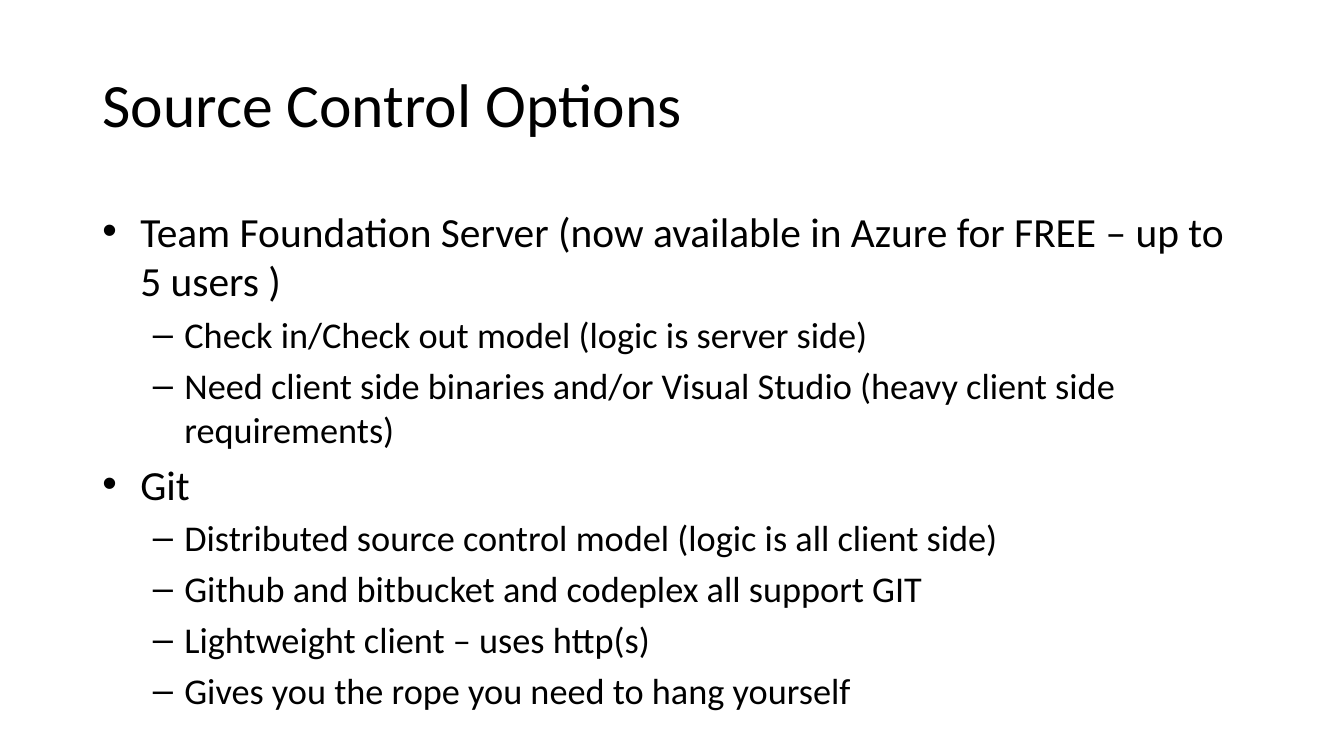
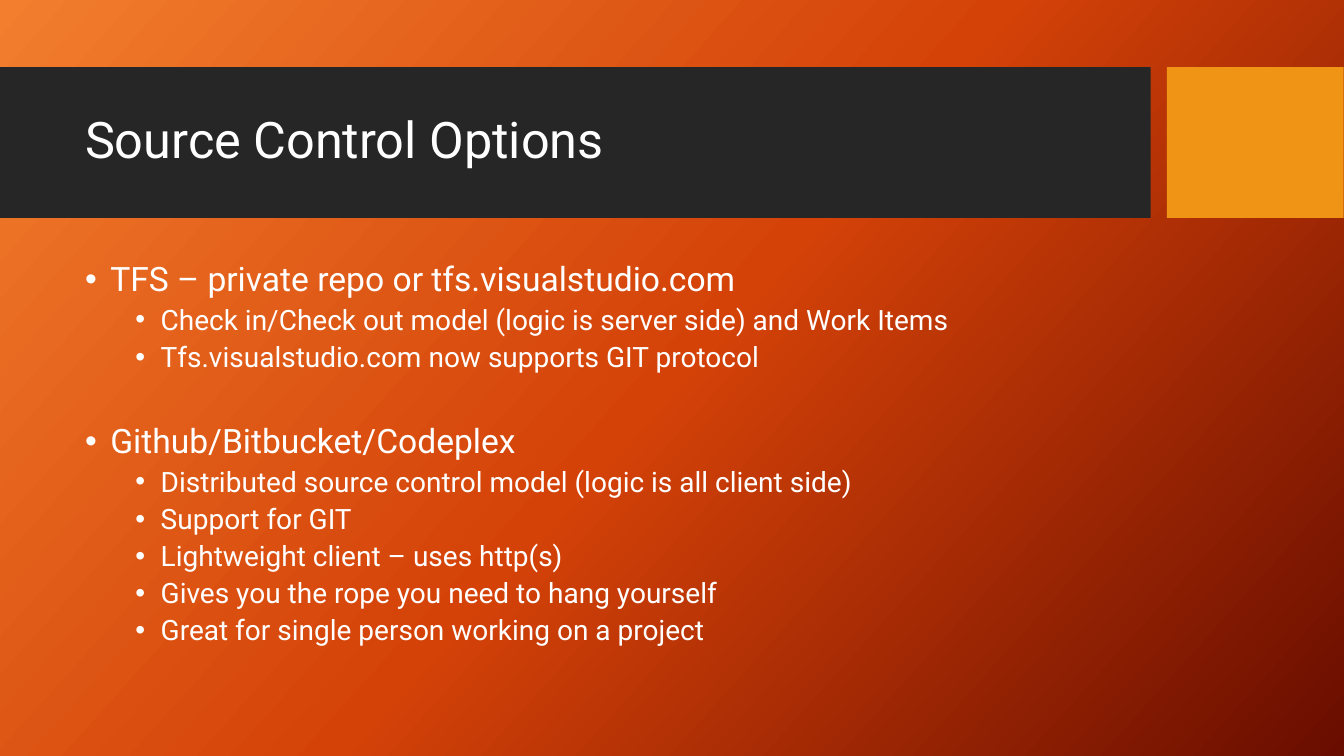
Before and after one commit to AndySchneiderDev-zz/PowerShellSummit, a slide deck: slide 5 of Source Control for IT Pros.pptx (slide 4 before the commit). Drawn at 1344x756 pixels with LibreOffice and Linux fonts; fonts in the diff are those of the drawing; background and template pictures are left out. Boxes give left, top, right and bottom in pixels: in the first picture for what was removed or moved away, otherwise in the second. Text is boxed around its words. In the diff, an @@ line names an element or a change of style, - is before the commit and + after.

```diff
--- a/Source Control for IT Pros.pptx
+++ b/Source Control for IT Pros.pptx
@@ background #FFFFFF to picture (left out) @@
@@ rectangle added at [0,68,1150,219], fill #262626 @@
@@ title "Source Control Options": place and size @@
-title "Source Control Options" at [102,84,681,137]
+title "Source Control Options" at [85,120,603,169]
@@ title "Source Control Options" at [85,120,603,169]: size 44 to 36 pt, font Calibri to Roboto, text colour #000000 to #FFFFFF; line spacing 1 to 0.9 @@
@@ rectangle added at [1168,68,1344,219], fill #F09415 @@
@@ text "TFS – private repo or ...": place and size @@
-text "TFS – private repo or ..." at [140,217,1223,711]
+text "TFS – private repo or ..." at [110,265,948,646]
@@ text at [110,265,948,460]: text changed; size 25.9 to 20 pt; font Calibri to Roboto; text colour #000000 to #FFFFFF @@
-• Team Foundation Server (now available in Azure for FREE – up to 5 users )
-  – Check in/Check out model (logic is server side)
-  – Need client side binaries and/or Visual Studio (heavy client side requirements)
-• Git
+• TFS – private repo or tfs.visualstudio.com
+  • Check in/Check out model (logic is server side) and Work Items
+  • Tfs.visualstudio.com now supports GIT protocol
+• Github/Bitbucket/Codeplex
@@ text at [161,469,852,609]: size 25.9 to 20 pt, font Calibri to Roboto, text colour #000000 to #FFFFFF in "Distributed source control model (logic is all ...", "Lightweight client – uses http(s)", "Gives you the rope you need to ..."; bullet – to •; line spacing 1 to 0.9 @@
@@ text at [161,507,352,535]: text changed; size 25.9 to 20 pt; font Calibri to Roboto; text colour #000000 to #FFFFFF @@
-  – Github and bitbucket and codeplex all support GIT
+  • Support for GIT
@@ text at [161,618,704,646]: paragraph added @@
+  • Great for single person working on a project
```
Also in this commit, not shown: 3 other slides changed, 2 slides added, 1 other file.
